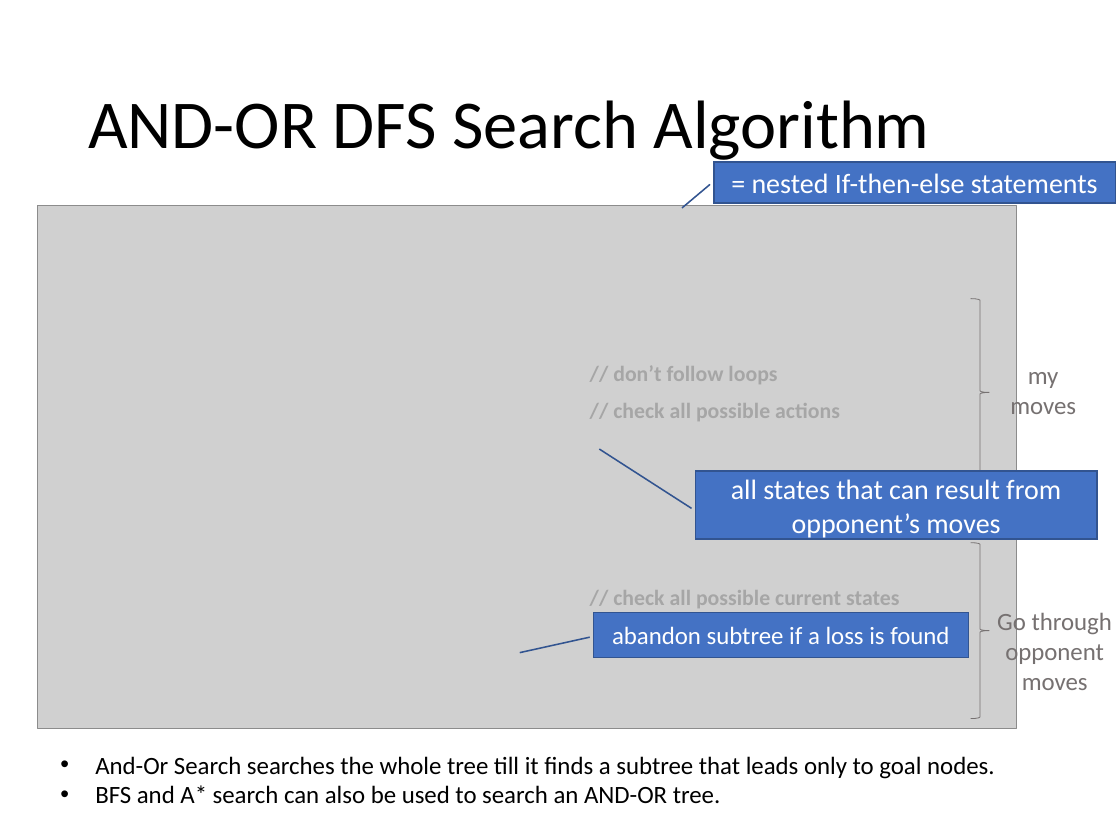
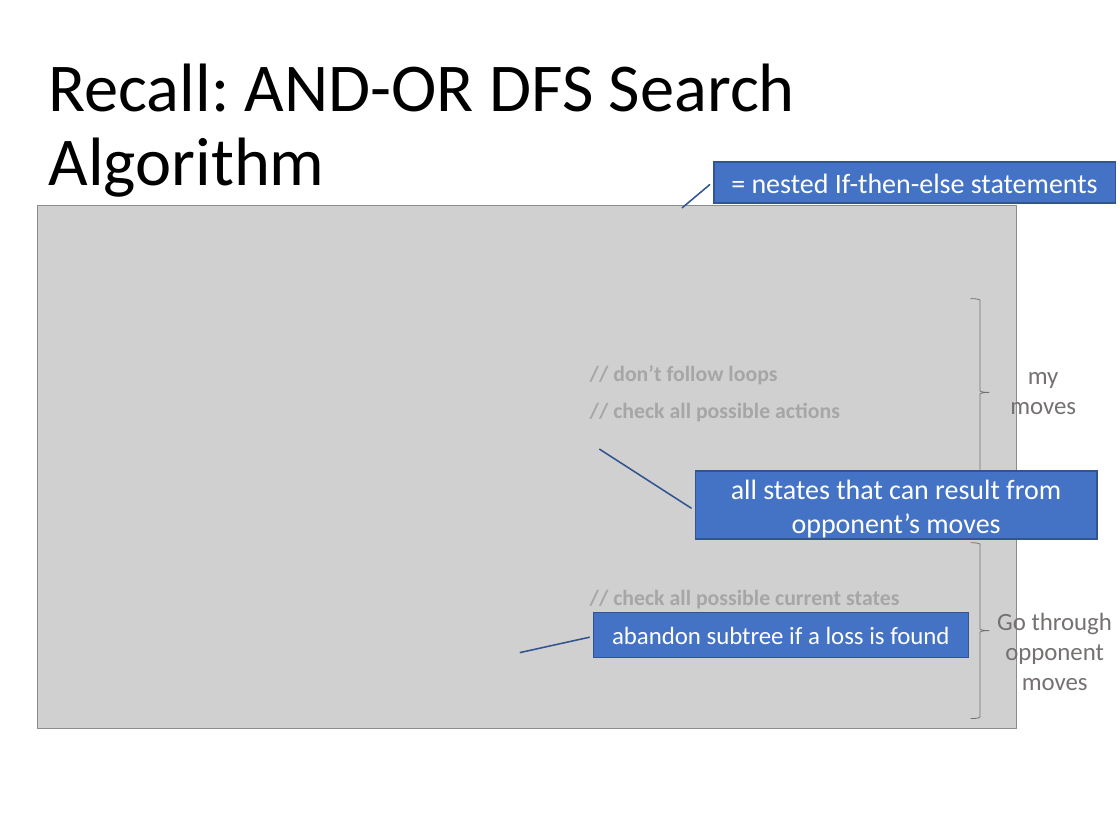
Before and after one commit to mhahsler/CS7320-AI, a slide deck: slide 10 of slides/05_games.pptx. Drawn at 1120x840 pixels with LibreOffice and Linux fonts; fonts in the diff are those of the drawing; grey boxes stand for pictures. Boxes give left, top, right and bottom in pixels: in the first picture for what was removed or moved away, otherwise in the second. Text is boxed around its words. In the diff, an @@ line names an element or a change of style, - is before the commit and + after.

Commit message:
improved game tree.

```diff
--- a/slides/05_games.pptx
+++ b/slides/05_games.pptx
@@ title at (x1=49, y1=63, x2=795, y2=197): text changed @@
-AND-OR DFS Search Algorithm
+Recall: AND-OR DFS Search Algorithm
@@ text removed at (x1=95, y1=756, x2=994, y2=804) @@
-• And-Or Search searches the whole tree till it finds a subtree that leads only to goal nodes.
-• BFS and A* search can also be used to search an AND-OR tree.
```
Also in this commit, not shown: 8 other slides changed, 1 other file.
